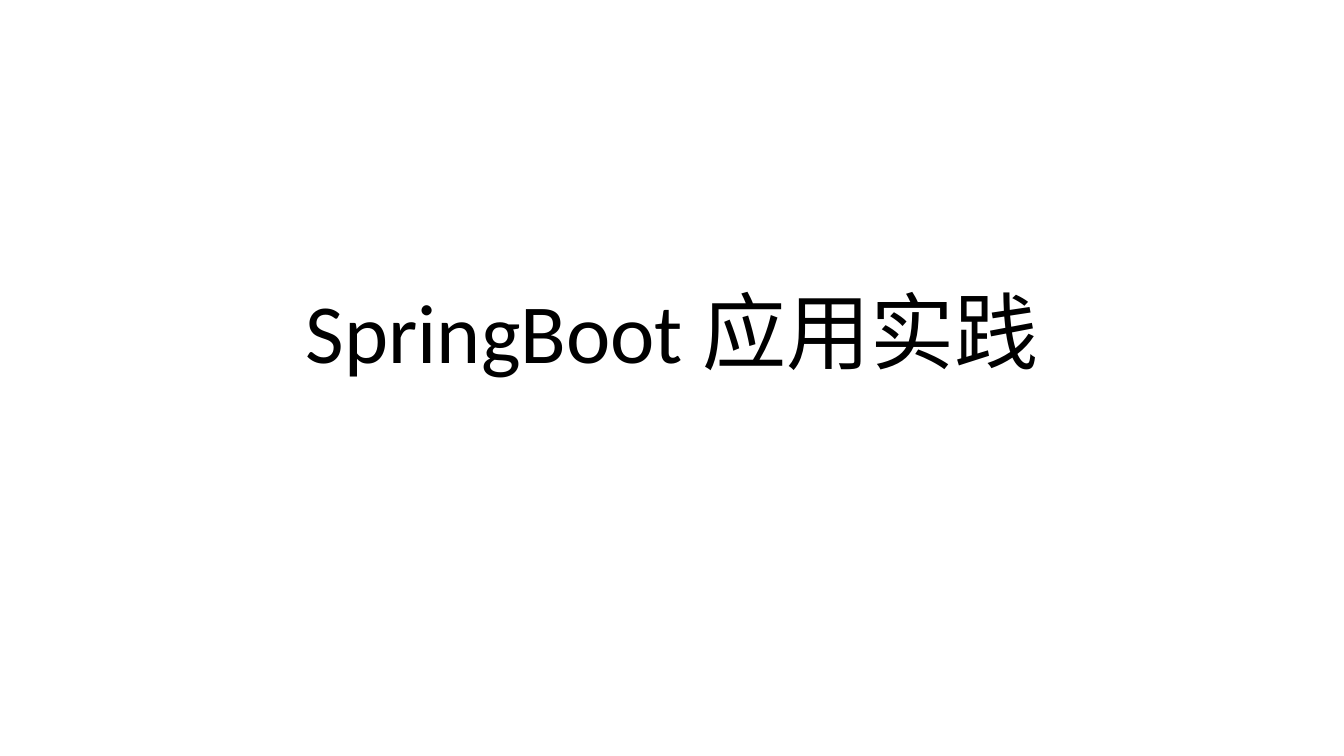
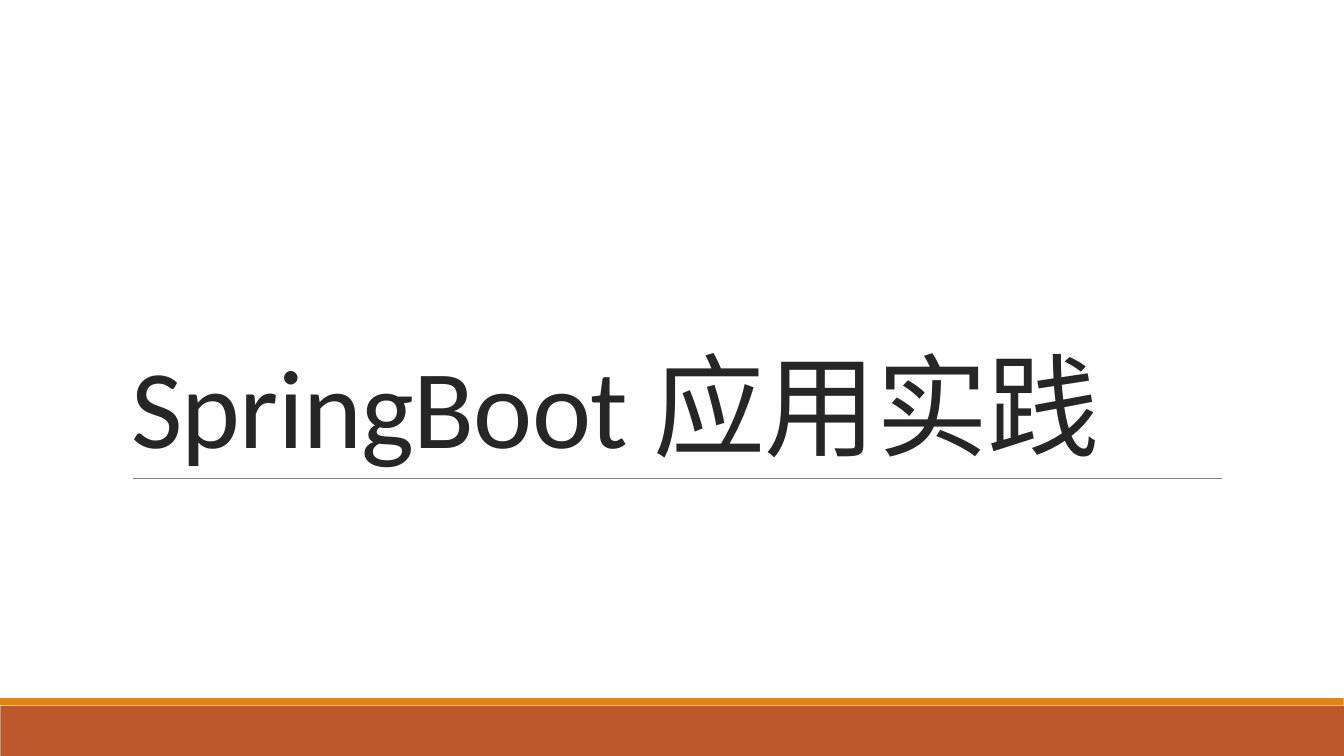
Before and after one commit to airuitian/MicroService, a slide deck: slide 1 of springboot/SpringBoot-1.pptx. Drawn at 1344x756 pixels with LibreOffice and Linux fonts; fonts in the diff are those of the drawing. Boxes give left, top, right and bottom in pixels: in the first picture for what was removed or moved away, otherwise in the second. Text is boxed around its words. In the diff, an @@ line names an element or a change of style, - is before the commit and + after.

```diff
--- a/springboot/SpringBoot-1.pptx
+++ b/springboot/SpringBoot-1.pptx
@@ title "SpringBoot 应用实践": place and size @@
-title "SpringBoot 应用实践" at <box>306,292,1038,378</box>
+title "SpringBoot 应用实践" at <box>131,353,1099,468</box>
@@ title "SpringBoot 应用实践" at <box>131,353,1099,468</box>: size 60 to 80 pt, text colour #000000 to #262626, letter spacing 0 to -0.5 pt; alignment centre to left; line spacing 0.9 to 0.85 @@
@@ line added from (133, 479) to (1222, 479), #808080 0.5 pt @@
@@ rectangle added at <box>0,706,1344,756</box>, fill #BD582C @@
@@ rectangle added at <box>0,699,1344,706</box>, fill #E48312 @@
```
Also in this commit, not shown: 26 other slides changed, 15 slides added, 42 other files.
